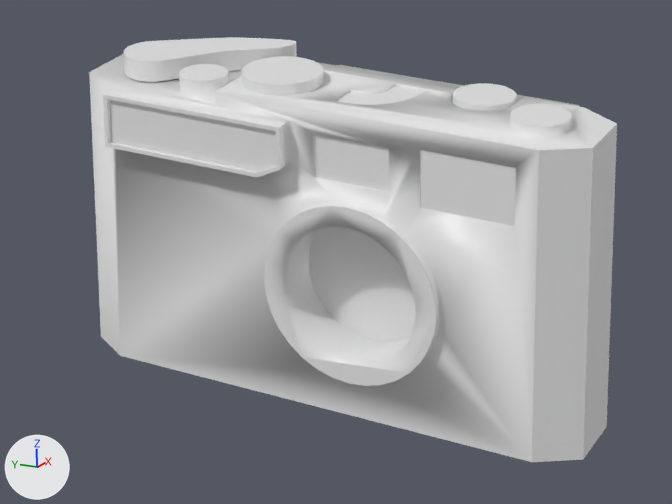
Renders of the Blender file rec/cannon7/canon7.blend from each side of a commit.
Rendered twice from the file's camera 'cannon7.fspy'. Arrows for +X, +Y and +Z are at lower left; the lights stay in place.

In view in the first picture: 'cannon7'.
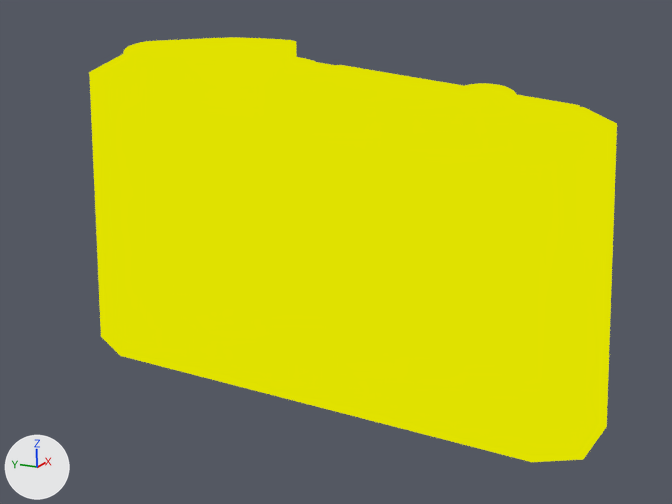
Where the change shows, as pixel boxes (x1, y1, x2, y2) in the pictures (672 x 504 px):
'cannon7', recoloured, reshaped (grey to yellow): (89, 37, 617, 462) in both
part 1 of me_cutter_001, built on: before (315, 202, 439, 362); after (260, 196, 444, 379)

What changed in the scene script:
```text
Change mat_material:
    remove # nodes: BsdfPrincipled, OutputMaterial
    nodes: OutputMaterial, ValToRGB
    colours: dark red #2e000c, dark purple #580061, yellow #e1e100, white #ffffff
Change me_cutter_001:
    used by ob_cutter_001; parent = ob_cannon7; location = (-0.0146, -0.011, -0.00611); rotation_euler = (1.571, 0.0, -1.571), in degrees (90, 0, -90); scale = (1.29, 1.29, 0.255)
    remove me_cutter_001.from_pydata(...)  # 64 vertices, 34 faces; spans x -0.0184..0.0184, y -0.0184..0.0184, z -0.0109..0.0109
    add me_cutter_001.from_pydata(...)  # 90 vertices, 60 faces; spans x -0.0192..0.0192, y -0.0184..0.0195, z -0.0116..0.0116
    me_cutter_001 part 1
    10 faces are deleted
    13 vertices are added at x -0.0192..0.0192, y -0.014..0.0195, z -0.0116
    13 new vertices lie (0.0, 0.0, 0.0232) away from vertices in x -0.0192..0.0192, y -0.014..0.0195, z -0.0116
    36 new faces join them
```
